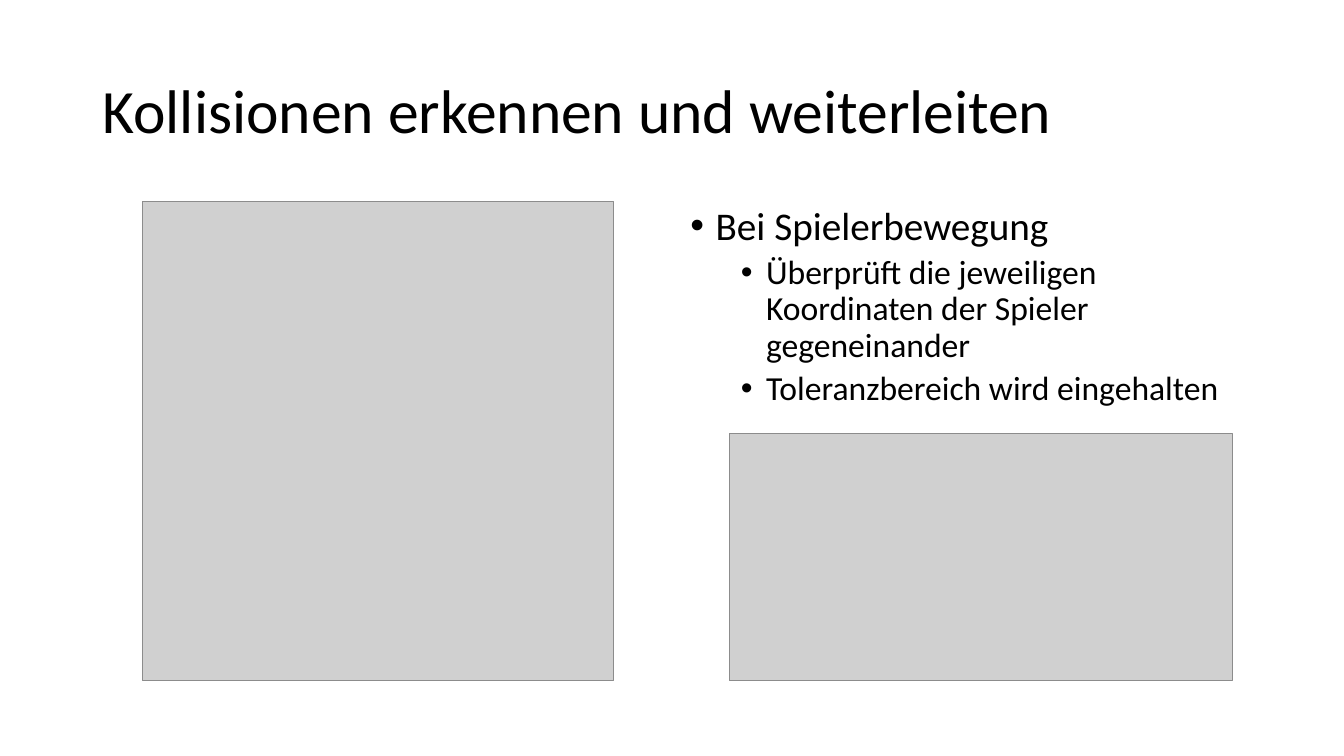
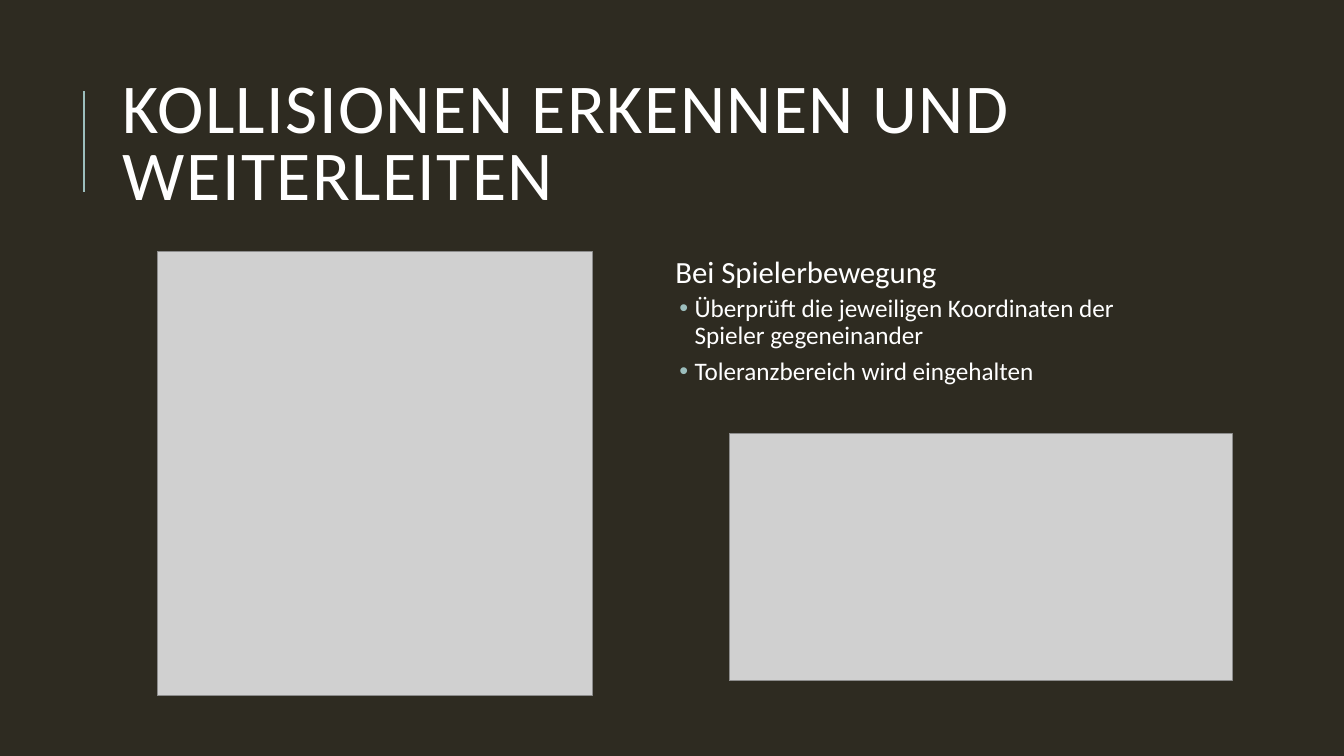
Before and after one commit to Toixinhell/Versteckies, a slide deck: slide 15 of Fangies.pptx. Drawn at 1344x756 pixels with LibreOffice and Linux fonts; fonts in the diff are those of the drawing; grey boxes stand for pictures. Boxes give left, top, right and bottom in pixels: in the first picture for what was removed or moved away, otherwise in the second. Text is boxed around its words. In the diff, an @@ line names an element or a change of style, - is before the commit and + after.

Commit message:
nice layout?

```diff
--- a/Fangies.pptx
+++ b/Fangies.pptx
@@ background #FFFFFF to #2E2B21 @@
@@ title at bbox=[123, 87, 1008, 200]: text changed; size 44 to 50 pt; text colour #000000 to #FFFFFF @@
-Kollisionen erkennen und weiterleiten
+KOLLISIONEN ERKENNEN UND WEITERLEITEN
@@ line added from (84, 192) to (84, 91), #9CBEBD 1.5 pt @@
@@ picture: place and size @@
-picture at bbox=[142, 202, 614, 682]
+picture at bbox=[157, 252, 593, 696]
@@ text "Bei Spielerbewegung": place and size @@
-text "Bei Spielerbewegung" at bbox=[716, 212, 1218, 406]
+text "Bei Spielerbewegung" at bbox=[675, 261, 1114, 385]
@@ text "Bei Spielerbewegung" at bbox=[675, 261, 1114, 385]: size 28 to 22 pt in "Bei Spielerbewegung"; text colour #000000 to #FFFFFF; size 24 to 18 pt in "Überprüft die jeweiligen Koordinaten der Spieler gegeneinand ...", "Toleranzbereich wird eingehalten"; bullet • to  ; more space between paragraphs; indent changed @@
```
Also in this commit, not shown: 15 other slides changed.
